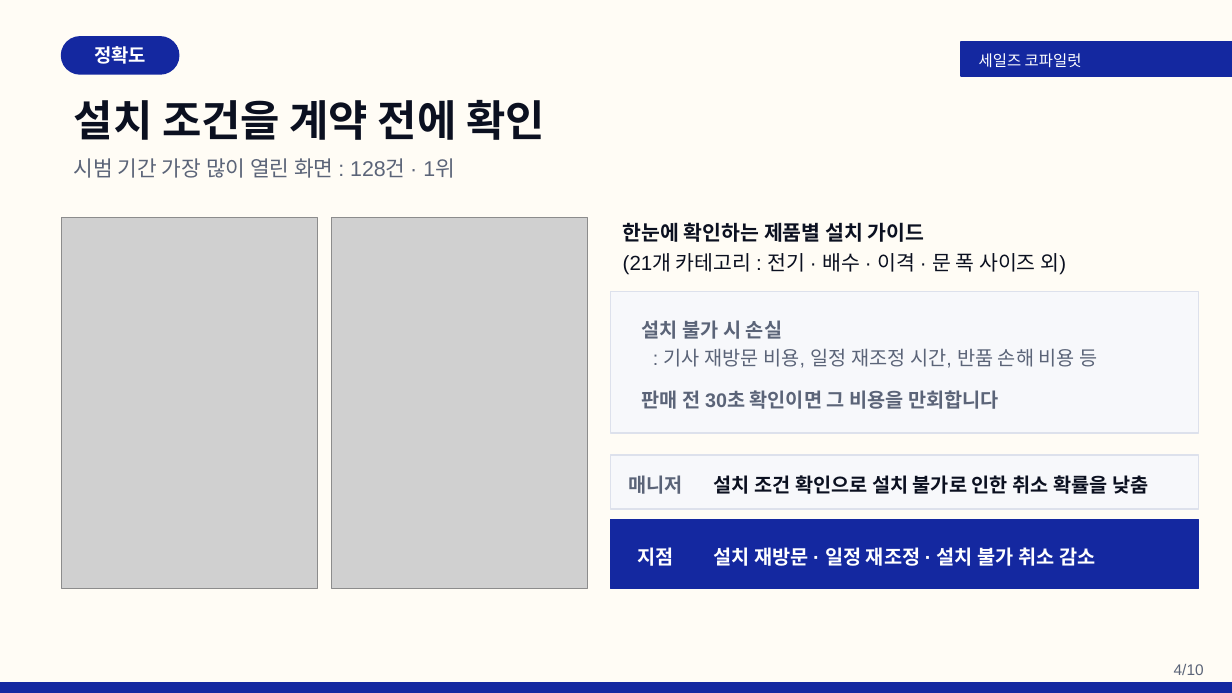
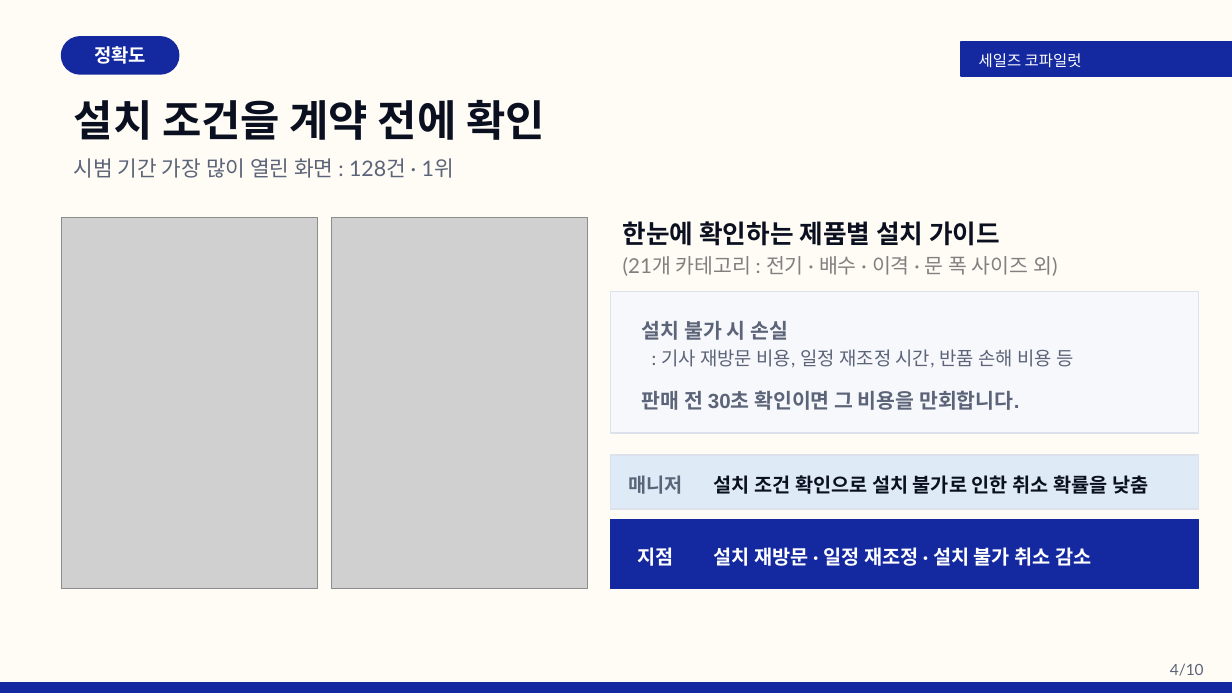
Before and after one commit to rhrjsgks-jarvis/gyeongwon-ax-hub, a slide deck: slide 4 of 발표자료/세일즈코파일럿_5분발표_웹툰없음(삼성폰트적용).pptx. Drawn at 1232x693 pixels with LibreOffice and Linux fonts; fonts in the diff are those of the drawing; grey boxes stand for pictures. Boxes give left, top, right and bottom in pixels: in the first picture for what was removed or moved away, otherwise in the second. Text is boxed around its words. In the diff, an @@ line names an element or a change of style, - is before the commit and + after.

```diff
--- a/발표자료/세일즈코파일럿_5분발표_웹툰없음(삼성폰트적용).pptx
+++ b/발표자료/세일즈코파일럿_5분발표_웹툰없음(삼성폰트적용).pptx
@@ text "한눈에 확인하는 제품별 설치 가이드" at [623, 221, 1058, 276]: size 12 to 15 pt in "한눈에 확인하는 제품별 설치 가이드"; font Arial to Lato, text colour #0B1020 to #808080 in "(21개 카테고리 : 전기 · 배수 · ..." @@
@@ text at [642, 321, 1073, 368]: size 11.5 to 12 pt in "설치 불가 시 손실"; size 11.5 to 11 pt, font Arial to Lato in ": 기사 재방문 비용, 일정 재조정 시간, ..." @@
@@ text at [642, 390, 1019, 410]: text changed; size 11.5 to 12 pt @@
-판매 전 30초 확인이면 그 비용을 만회합니다
+판매 전 30초 확인이면 그 비용을 만회합니다.
@@ rectangle at [610, 455, 1198, 509]: fill #F7F8FB to #DEEBF7 @@
@@ font Arial to Lato in 5 elements at [74, 158, 454, 178], [629, 475, 683, 494], [714, 475, 1148, 494], [714, 547, 1091, 566], [1170, 663, 1204, 676] @@
```
Also in this commit, not shown: 9 other slides changed, 5 other files.
